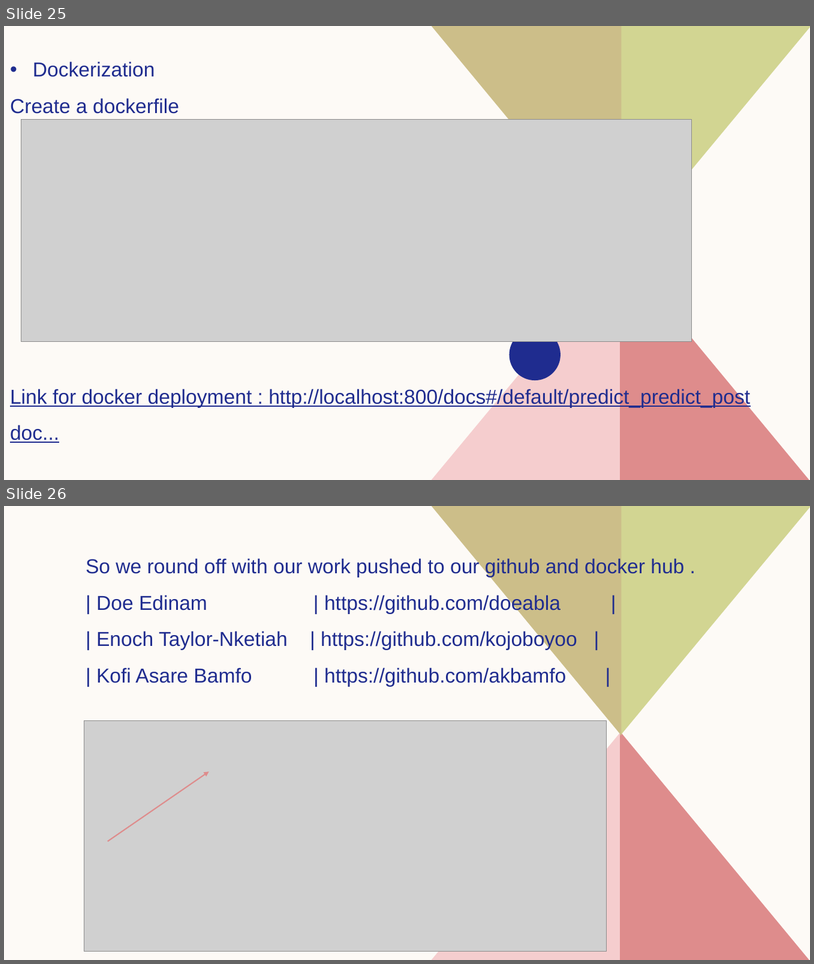
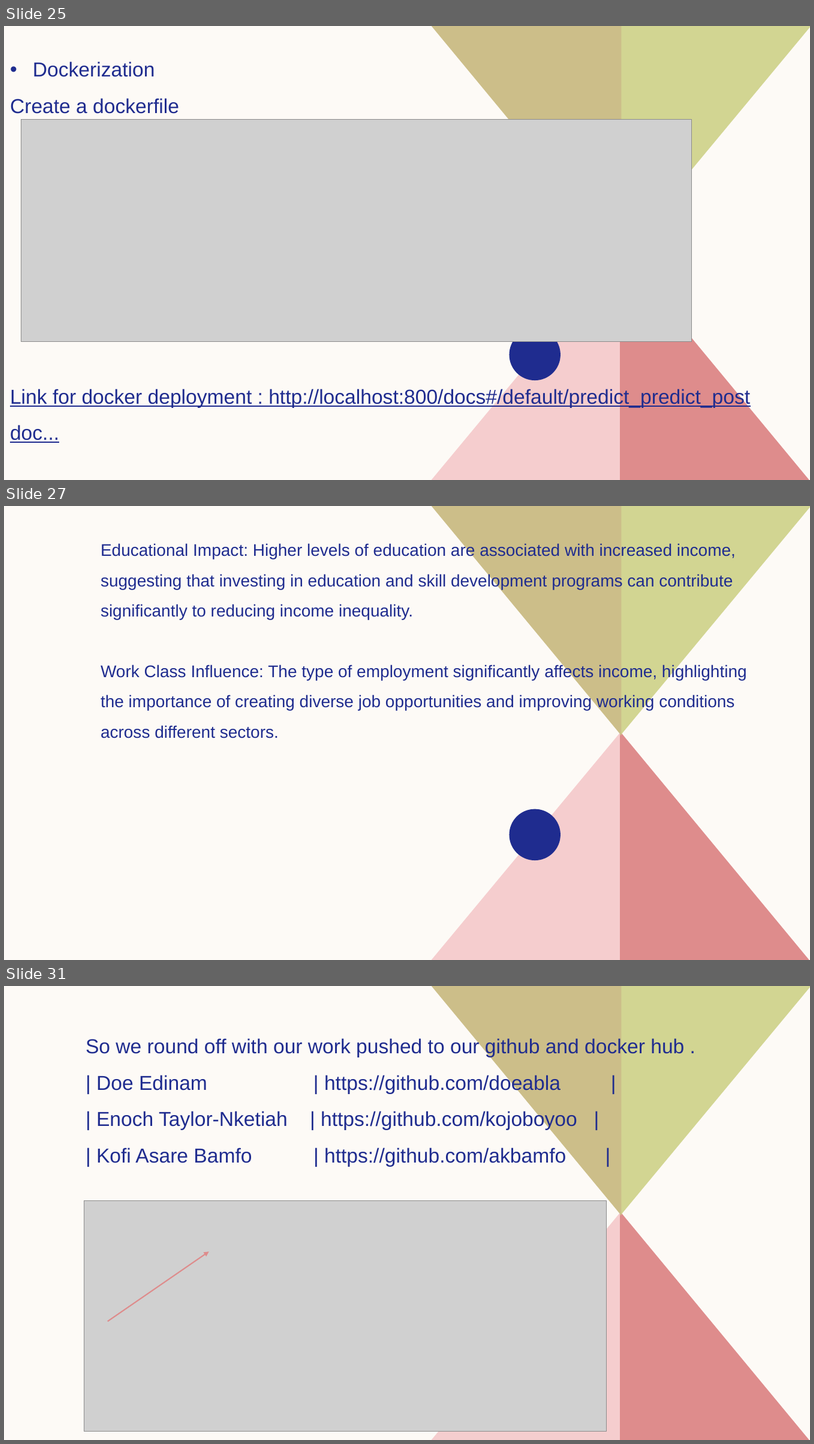
Before and after one commit to doeabla/Income_prediction-_app, a slide deck: capstone_final.pptx. Shown one above the other, each under a label of ours: slides 25 and 26 before the commit, slides 25, 27 and 31 after it; the slides between them are not shown. The pictures are 814x964 and 814x1444 pixels, drawn with LibreOffice and Linux fonts; fonts in the diff are those of the drawing; grey boxes stand for pictures. Boxes give left, top, right and bottom in pixels: in the first picture for what was removed or moved away, otherwise in the second. Text is boxed around its words. In the diff, an @@ line names an element or a change of style, - is before the commit and + after.

```diff
--- a/capstone_final.pptx
+++ b/capstone_final.pptx
@@ slide 27 added at (4, 506, 810, 960), background #FDFAF6; not listed: 5 template elements that a slide beside it also shows @@
@@ text added at (101, 543, 747, 738), 20 pt, text #1F2C8F @@
+Educational Impact: Higher levels of education are associated with increased income, suggesting that investing in education and skill development programs can contribute significantly to reducing income inequality.
+Work Class Influence: The type of employment significantly affects income, highlighting the importance of creating diverse job opportunities and improving working conditions across different sectors.
@@ what was slide 26 is now slide 31 @@
```
Also in this commit, not shown: 7 slides changed, 4 other slides added, 1 other file.
